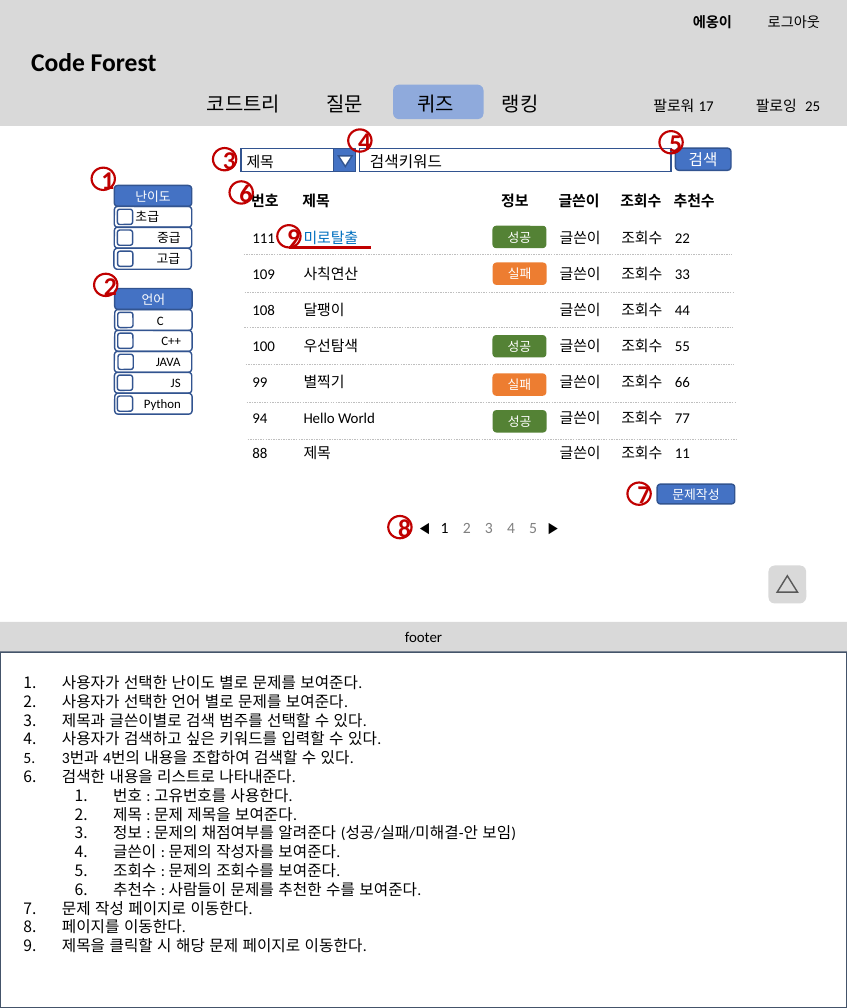
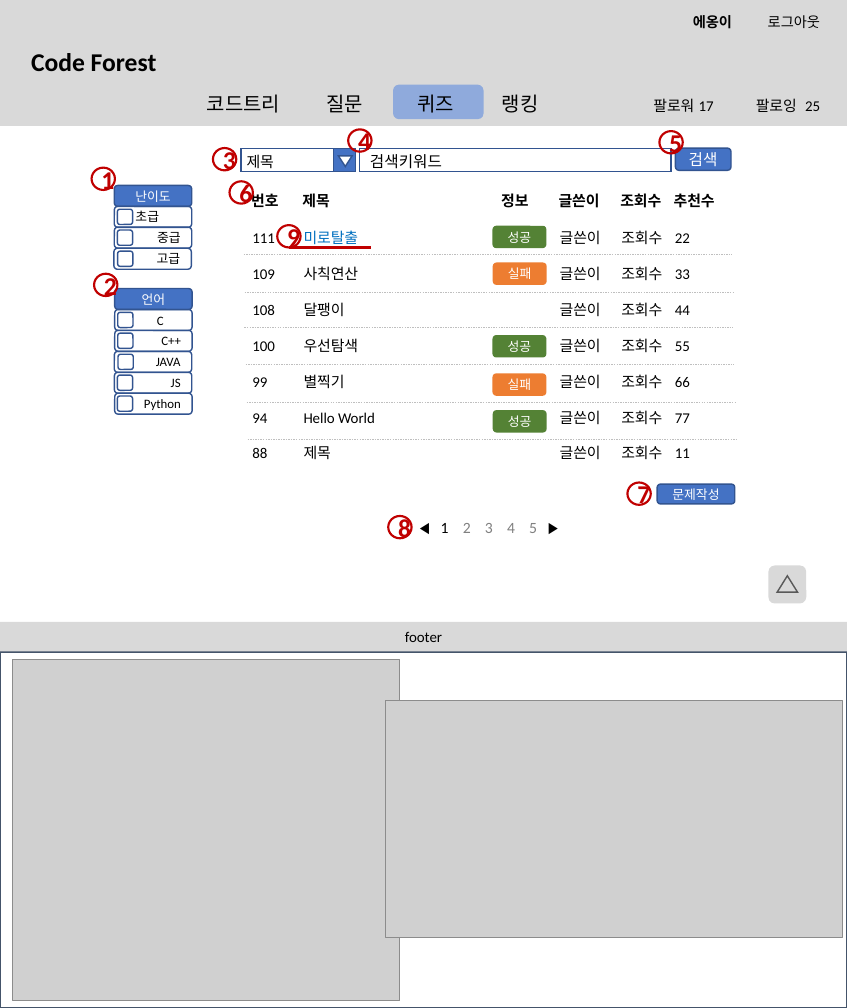
Before and after one commit to btcdd/document, a slide deck: slide 17 of 스토리보드.pptx. Drawn at 847x1008 pixels with LibreOffice and Linux fonts; fonts in the diff are those of the drawing; grey boxes stand for pictures; background and template pictures are left out. Boxes give left, top, right and bottom in pixels: in the first picture for what was removed or moved away, otherwise in the second. Text is boxed around its words. In the diff, an @@ line names an element or a change of style, - is before the commit and + after.

```diff
--- a/스토리보드.pptx
+++ b/스토리보드.pptx
@@ picture added at box(12, 660, 399, 1001) @@
@@ text removed at box(62, 675, 516, 953) @@
-1. 사용자가 선택한 난이도 별로 문제를 보여준다.
-2. 사용자가 선택한 언어 별로 문제를 보여준다.
-3. 제목과 글쓴이별로 검색 범주를 선택할 수 있다.
-4. 사용자가 검색하고 싶은 키워드를 입력할 수 있다.
-5. 3번과 4번의 내용을 조합하여 검색할 수 있다.
-6. 검색한 내용을 리스트로 나타내준다.
-  1. 번호 : 고유번호를 사용한다.
-  2. 제목 : 문제 제목을 보여준다.
-  3. 정보 : 문제의 채점여부를 알려준다 (성공/실패/미해결-안 보임)
-  4. 글쓴이 : 문제의 작성자를 보여준다.
-  5. 조회수 : 문제의 조회수를 보여준다.
-  6. 추천수 : 사람들이 문제를 추천한 수를 보여준다.
-7. 문제 작성 페이지로 이동한다.
-8. 페이지를 이동한다.
-9. 제목을 클릭할 시 해당 문제 페이지로 이동한다.
@@ picture added at box(386, 701, 842, 938) @@
```
Also in this commit, not shown: 36 other slides changed, 2 slides removed.
